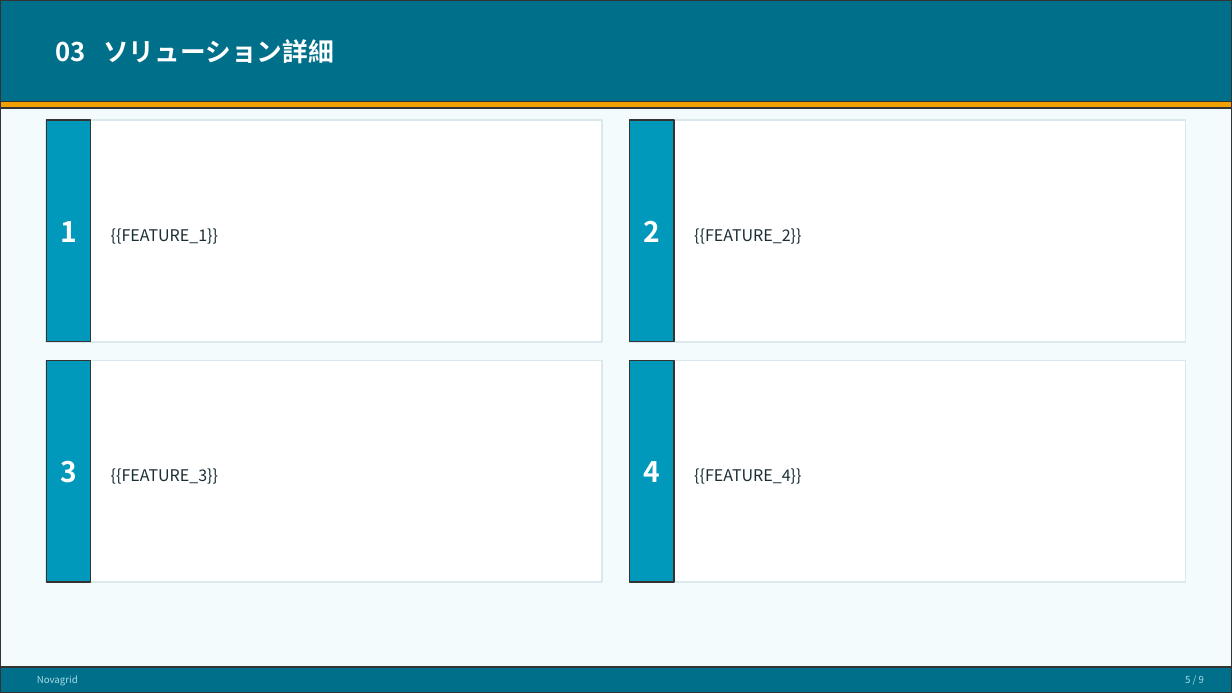
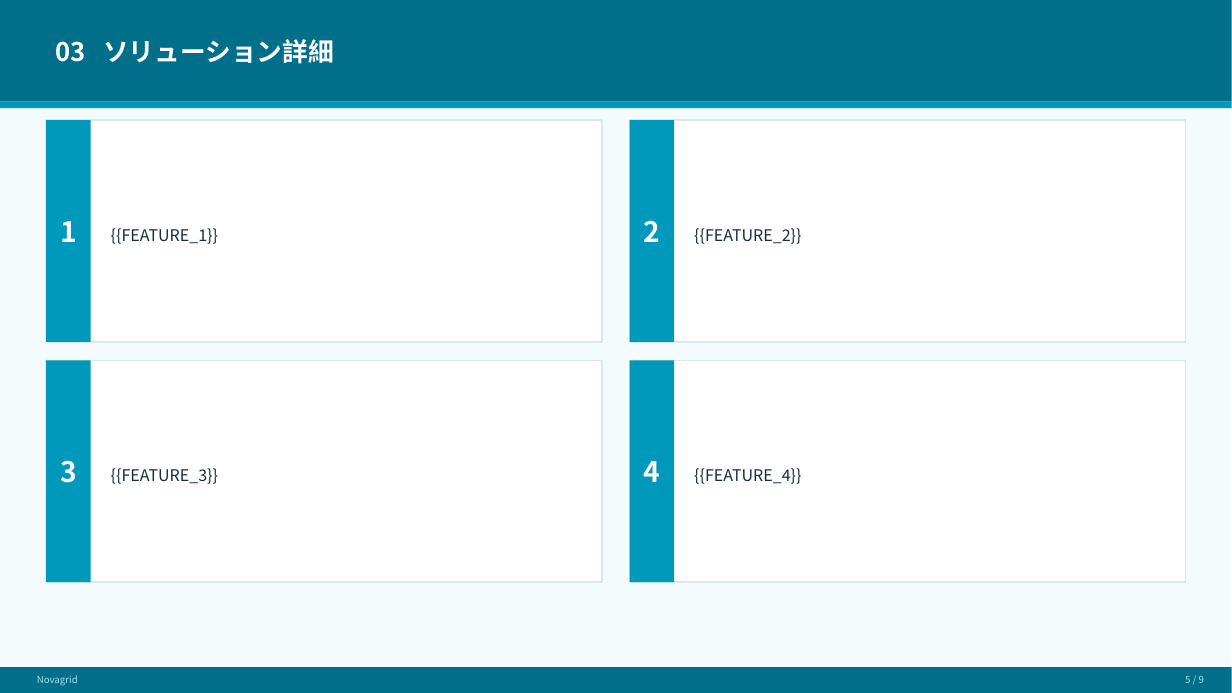
Before and after one commit to soraiida-glitch/exhibition-asset, a slide deck: slide 5 of templates/proposal_template.pptx. Drawn at 1232x693 pixels with LibreOffice and Linux fonts; fonts in the diff are those of the drawing. Boxes give left, top, right and bottom in pixels: in the first picture for what was removed or moved away, otherwise in the second. Text is boxed around its words. In the diff, an @@ line names an element or a change of style, - is before the commit and + after.

```diff
--- a/templates/proposal_template.pptx
+++ b/templates/proposal_template.pptx
@@ rectangle at <box>0,102,1232,108</box>: fill #F0A000 to #0098BB; outline #333333 1 pt to none @@
@@ outline #333333 1 pt to none in 7 elements at <box>0,0,1232,693</box>, <box>0,0,1232,102</box>, <box>0,667,1232,693</box>, <box>46,360,91,582</box>, <box>630,360,675,582</box>, <box>46,120,91,342</box>, <box>630,120,675,342</box> @@
```
Also in this commit, not shown: 8 other slides changed, 8 other files.
